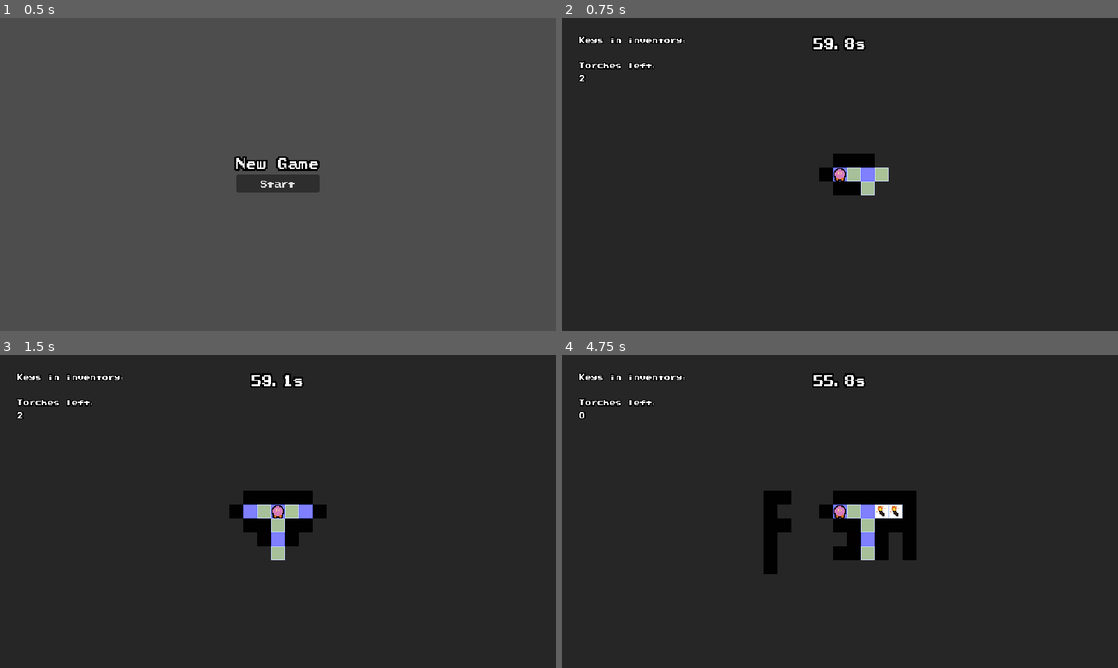
Above: before the commit, frames 1-4 (two rows, left to right).
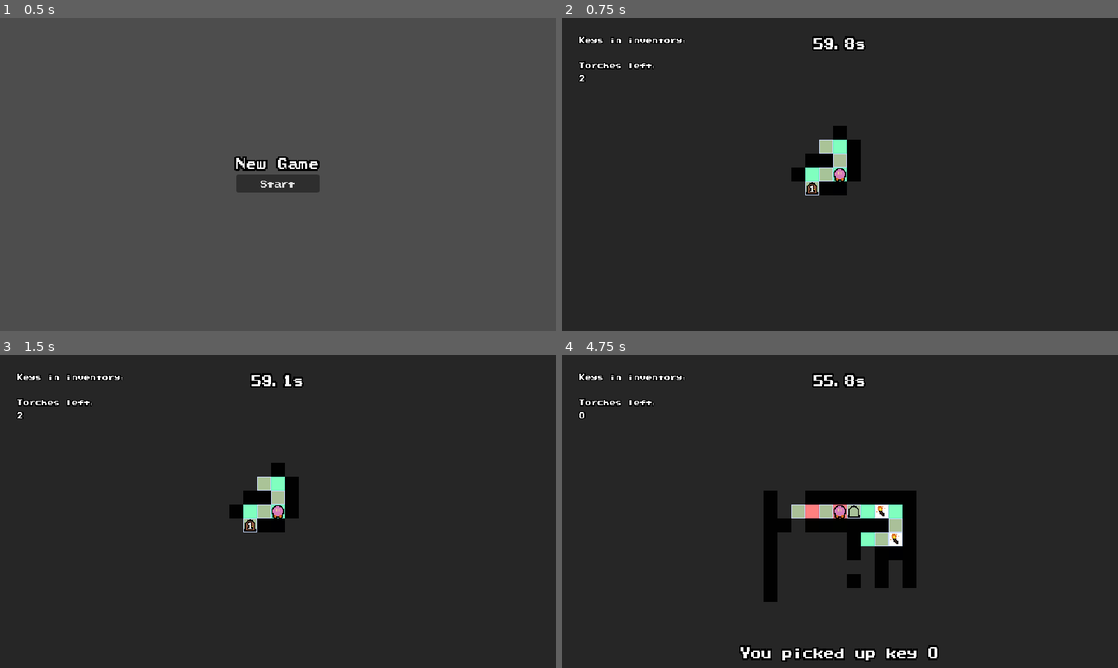
Above: after the commit, the same moments.

Repository: ultsi/randomized-maze-metroidvania
Game: Godot game, scene res://core/game.tscn
The game is run twice, just before and just after one commit, with the same random seed, the same clock (stepped at 60 frames per second) and the same inputs.
Inputs:
- Up to frame 1 (0.5 s): no input
- Up to frame 2 (0.75 s): click "Start" at 0.5 s
- Up to frame 3 (1.5 s): tap Enter at 1.25 s; hold Right (right) from 1.28 s (still down); tap 1 (metro1) at 1.35 s
- Up to frame 4 (4.75 s): tap Space (place_torch) at 2, 4.35 s; release Right (right) at 2.03 s; hold S (down) 2.03-2.78 s; tap 2 (metro2) at 2.1 s; hold Right (right) 2.78-3.53 s; tap 3 (metro3) at 2.85 s; hold W (up) 3.53-4.28 s; tap 4 (metro4) at 3.6 s; tap Enter at 4.25 s; hold A (left) from 4.28 s (still down)

Frame 1 is identical in both runs. In frame 2, 2.0% of the frame differs, in the area x 41-59%, y 34-57%; in frame 3, 2.0%; in frame 4, 3.9%, in the area x 31-68%, y 43-98%.

Commit message:
Powerups disable now when prerequisites dont pass. Also other stuff

Diff:
--- a/core/game.gd
+++ b/core/game.gd
@@ -14,9 +14,10 @@
 
 var maze_scene := preload("res://core/maze_tilemap.tscn")
 var maze: Maze
+var powerup_defs := preload("res://core/pups_defs.gd").POWERUPS
 
 var changing_maze := true
-var meta_powerups: Array[Pup] = preload("res://core/pups_defs.gd").POWERUPS
+var next_possible_pups: Array[Pup] = []
 var pup_costs := [10, 20, 30]
 var state := GameState.new()
 
@@ -27,12 +28,12 @@
 	if maze.player_won:
 		changing_maze = true
 		state.money += int(maze.time_to_clear)
-		await get_tree().create_timer(5.0).timeout
+		await get_tree().create_timer(4.0).timeout
 		maze.queue_free()
 		show_pups()
 	elif maze.player_lost:
 		changing_maze = true
-		await get_tree().create_timer(5.0).timeout
+		await get_tree().create_timer(4.0).timeout
 		maze.queue_free()
 		show_new_game()
 
@@ -50,6 +51,14 @@
 	pups_ui.hide()
 	new_game_ui.show()
 
+func get_next_possible_pups() -> void:
+	next_possible_pups = []
+	for pup in powerup_defs:
+		if pup.passes_prerequisites(state):
+			next_possible_pups.append(pup)
+
+	next_possible_pups.shuffle()
+
 
 func new_game() -> void:
 	var used_seed := int(Time.get_unix_time_from_system())
@@ -58,6 +67,8 @@
 	new_game_ui.hide()
 	state.reset()
 
+	get_next_possible_pups()
+
 	new_maze()
 
 
@@ -65,26 +76,32 @@
 	new_game_ui.hide()
 	pups_ui.show()
 
-	meta_powerups.shuffle()
+	get_next_possible_pups()
 
 	for i in range(0, 2):
-		pup_costs[i] = randi_range(meta_powerups[i].cost_range[0], meta_powerups[i].cost_range[1])
+		pup_costs[i] = randi_range(next_possible_pups[i].cost_range[0], next_possible_pups[i].cost_range[1])
 
 	update_pups()
 
 func update_pups() -> void:
-	pup1_label.text = meta_powerups[0].shop_description
-	pup2_label.text = meta_powerups[1].shop_description
-	pup3_label.text = meta_powerups[2].shop_description
-
-	pup1_button.text = "Buy ({0}$)".format([pup_costs[0]])
-	pup1_button.disabled = pup_costs[0] > state.money
-
-	pup2_button.text = "Buy ({0}$)".format([pup_costs[1]])
-	pup2_button.disabled = pup_costs[1] > state.money
-
-	pup3_button.text = "Buy ({0}$)".format([pup_costs[2]])
-	pup3_button.disabled = pup_costs[2] > state.money
+	if next_possible_pups.size() >= 1:
+		pup1_label.text = next_possible_pups[0].shop_description
+		pup1_button.text = "Buy ({0}$)".format([pup_costs[0]])
+		pup1_button.disabled = pup_costs[0] > state.money || !next_possible_pups[0].passes_prerequisites(state)
+		pup1_label.show()
+		pup1_button.show()
+	if next_possible_pups.size() >= 2:
+		pup2_label.text = next_possible_pups[1].shop_description
+		pup2_button.text = "Buy ({0}$)".format([pup_costs[1]])
+		pup2_button.disabled = pup_costs[1] > state.money || !next_possible_pups[1].passes_prerequisites(state)
+		pup2_label.show()
+		pup2_button.show()
+	if next_possible_pups.size() >= 3:
+		pup3_label.text = next_possible_pups[2].shop_description
+		pup3_button.text = "Buy ({0}$)".format([pup_costs[2]])
+		pup3_button.disabled = pup_costs[2] > state.money || !next_possible_pups[2].passes_prerequisites(state)
+		pup3_label.show()
+		pup3_button.show()
 
 	money_label.text = "{0}$".format([str(state.money)])
 
@@ -93,7 +110,7 @@
 	print("Selected powerup ", index)
 
 	state.money -= pup_costs[index]
-	state = meta_powerups[index].buy(state)
+	state = next_possible_pups[index].buy(state)
 
 	update_pups()
 
--- a/core/game_state.gd
+++ b/core/game_state.gd
@@ -1,6 +1,6 @@
 class_name GameState extends RefCounted
 
-const DIFFICULTY_LEVELS: Array[int] = [5, 7, 7, 9, 9, 11, 13, 15, 17]
+const DIFFICULTY_LEVELS: Array[int] = [5, 5, 5, 5, 9, 11, 13, 15, 17]
 
 var money := 0
 var difficulty := 0
--- a/core/pup.gd
+++ b/core/pup.gd
@@ -11,13 +11,18 @@
 var type := Type.MoreSight
 var cost_range: Array[int] = [10, 50]
 var shop_description := "Powerup"
+var prerequisites: Callable
 var buy_action: Callable
 
-func _init(p_type: Type, p_shop_description: String, p_cost_range: Array[int], p_buy_action: Callable) -> void:
-    type = p_type
-    shop_description = p_shop_description
-    cost_range = p_cost_range
-    buy_action = p_buy_action
+func _init(p_type: Type, p_shop_description: String, p_cost_range: Array[int], p_prerequisites: Callable, p_buy_action: Callable) -> void:
+	type = p_type
+	shop_description = p_shop_description
+	cost_range = p_cost_range
+	prerequisites = p_prerequisites
+	buy_action = p_buy_action
 
 func buy(state: GameState) -> GameState:
-    return buy_action.call(state)
+	return buy_action.call(state)
+
+func passes_prerequisites(state: GameState) -> bool:
+	return prerequisites.call(state)
--- a/core/pups_defs.gd
+++ b/core/pups_defs.gd
@@ -3,6 +3,9 @@
         Pup.Type.MoreSight,
         "+1 vision",
         [50, 100],
+        func(state: GameState) -> bool:
+            return state.starting_vision < 5
+            ,
         func(state: GameState) -> GameState:
             state.starting_vision += 1
             return state
@@ -12,6 +15,9 @@
         Pup.Type.MoreTime,
         "+10s time",
         [30, 60],
+        func(state: GameState) -> bool:
+            return state.starting_time < 100
+            ,
         func(state: GameState) -> GameState:
             state.starting_time += 10.0
             return state
@@ -21,6 +27,9 @@
         Pup.Type.Torch,
         "+1 torch",
         [10, 30],
+        func(state: GameState) -> bool:
+            return state.starting_torches < 10
+            ,
         func(state: GameState) -> GameState:
             state.starting_torches += 1
             print("Bought torch, now starting torches is at ", state.starting_torches)
@@ -31,6 +40,9 @@
         Pup.Type.Torch,
         "+1 metro station",
         [10, 50],
+        func(state: GameState) -> bool:
+            return state.starting_metros < 4
+            ,
         func(state: GameState) -> GameState:
             state.starting_metros += 1
             return state
